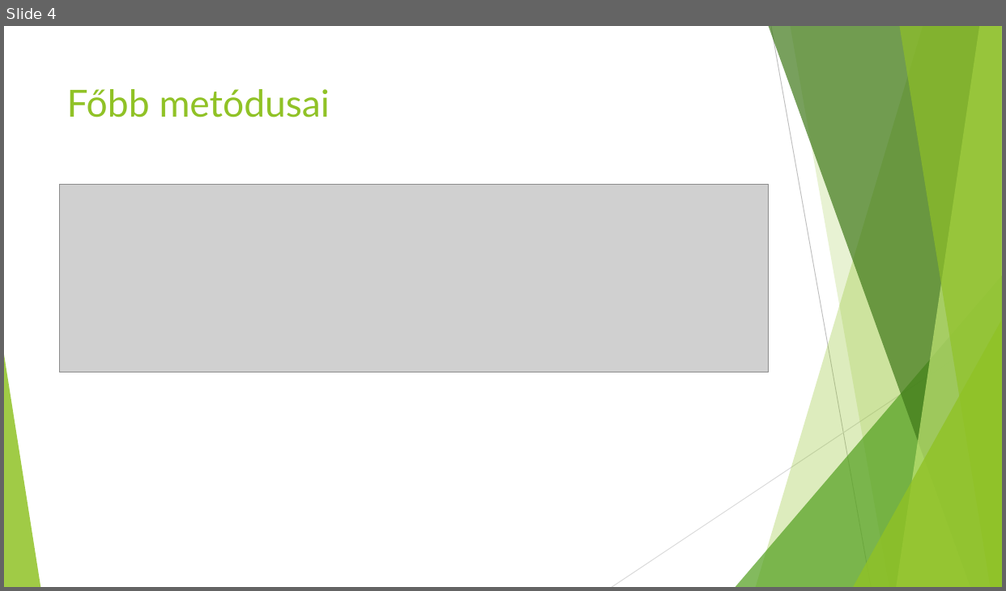
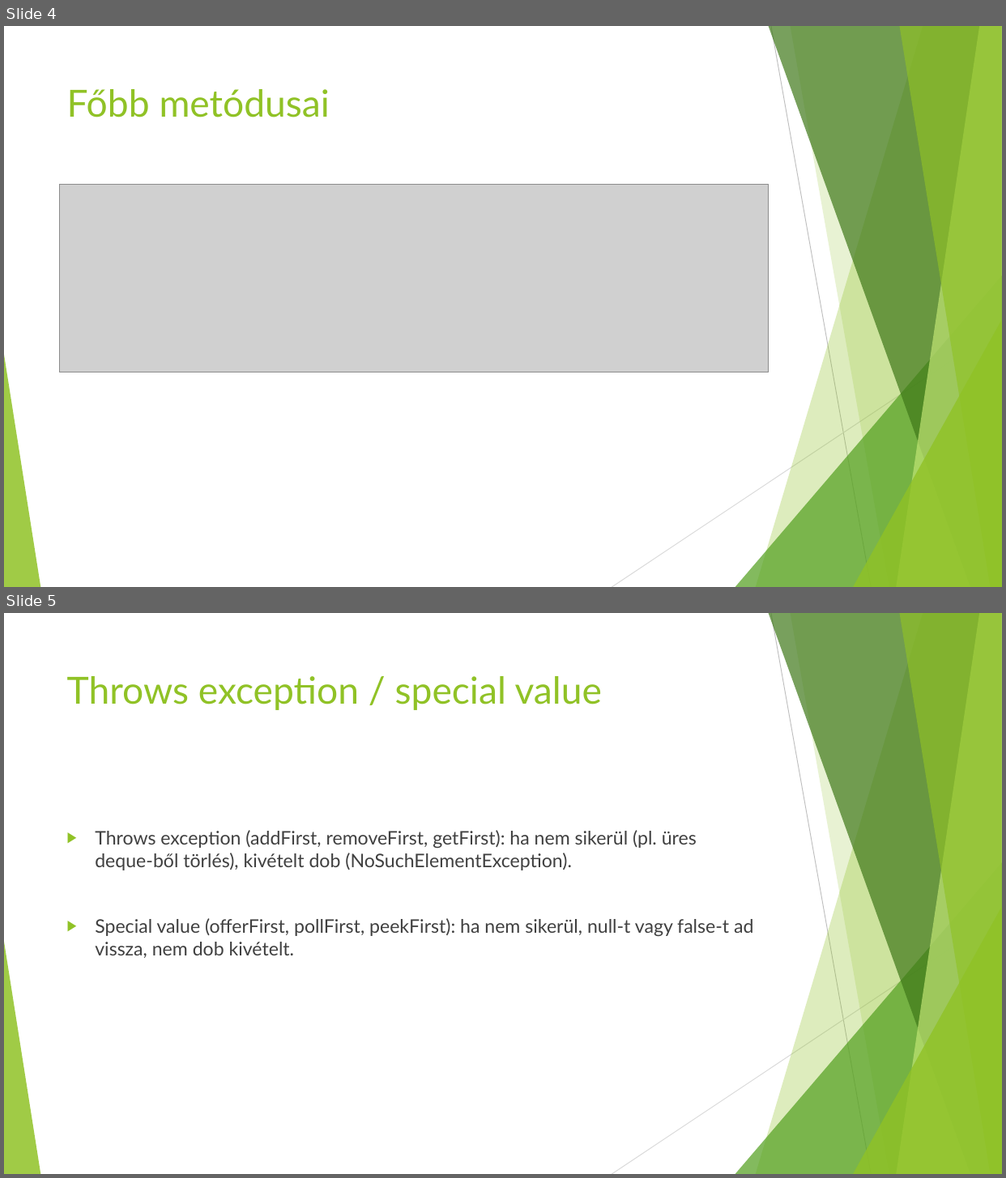
Before and after one commit to pinkooliver94/array-deque, a slide deck: doc/arraydeque.pptx. Shown one above the other, each under a label of ours: slide 4 before the commit, slides 4 and 5 after it. The pictures are 1006x591 and 1006x1178 pixels, drawn with LibreOffice and Linux fonts; fonts in the diff are those of the drawing; grey boxes stand for pictures. Boxes give left, top, right and bottom in pixels: in the first picture for what was removed or moved away, otherwise in the second. Text is boxed around its words. In the diff, an @@ line names an element or a change of style, - is before the commit and + after.

```diff
--- a/doc/arraydeque.pptx
+++ b/doc/arraydeque.pptx
@@ slide 5 added at <box>4,613,1002,1174</box>, background #FFFFFF; not listed: 10 template elements that a slide beside it also shows @@
@@ title added at <box>67,676,602,710</box>, 36 pt, text #90C226 @@
+Throws exception / special value
@@ text added at <box>95,830,753,958</box>, 18 pt, text #404040 @@
+▶ Throws exception (addFirst, removeFirst, getFirst): ha nem sikerül (pl. üres deque-ből törlés), kivételt dob (NoSuchElementException).
+▶ Special value (offerFirst, pollFirst, peekFirst): ha nem sikerül, null-t vagy false-t ad vissza, nem dob kivételt.
```
Also in this commit, not shown: 1 other slide added, 2 other files.
